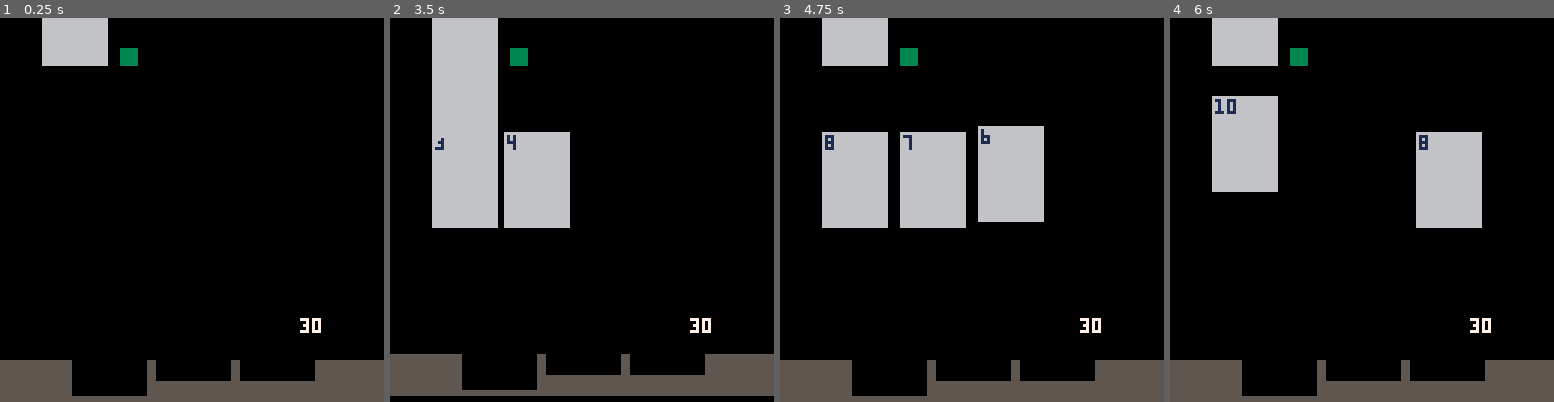
Above: before the commit, frames 1-4 (left to right).
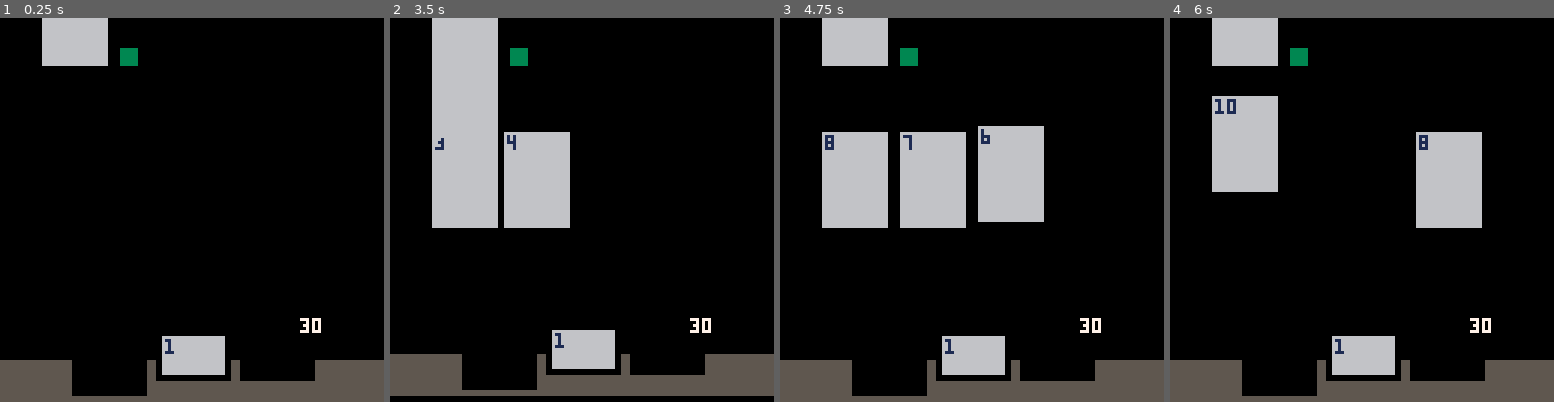
Above: after the commit, the same moments.

Repository: shen-sat/scoundrel-2026
Game: PICO-8 cartridge game.p8
The game is run twice, just before and just after one commit, with the same random seed, the same clock (stepped at 60 frames per second) and the same inputs.
Inputs:
- Up to frame 1 (0.25 s): no input
- Up to frame 2 (3.5 s): hold Right 1.6-2.1 s; hold Up 2.15-2.42 s; hold Right 2.47-3.03 s; hold Left from 3.08 s (still down)
- Up to frame 3 (4.75 s): release Left at 3.58 s; hold Down 3.63-3.97 s; hold Right 4.02-4.68 s; hold Up from 4.73 s (still down)
- Up to frame 4 (6 s): release Up at 5.03 s; hold Left 5.08-5.68 s; hold Down from 5.73 s (still down)

The runs differ from the first frame. In frame 1, 1.7% of the frame differs, in the area x 42-59%, y 82-93%; in frame 2, 1.7%; in frame 3, 1.7%; in frame 4, 1.7%.

Commit message:
Add health rune, basic

Diff:
--- a/game.p8
+++ b/game.p8
@@ -31,10 +31,19 @@
   local wall_anim_states = init_wall_anim_states()
   local wall_move_states = init_wall_move_states()
   wall = init_wall(wall_anim_states, wall_move_states)
+
+  #include init_rune.lua
+  #include init_rune_anim_states.lua
+  #include init_rune_move_states.lua
+  local rune_anim_states = init_rune_anim_states()
+  local rune_move_states = init_rune_move_states()
+  health_rune = init_rune(54, 106, rune_anim_states, rune_move_states, 1)
+  health_rune.offset_y = 8
 end
 
 function _update()
   wall:update()
+  health_rune:update()
   -- if left button pressed, set first card in row to 'attack' movement state
   if btnp(0) then
     local row_cards = row:cards()
@@ -82,6 +91,7 @@
 function _draw()
   cls()
   wall:draw()
+  health_rune:draw()
   for card in all(all_cards) do
     card:draw()
   end
--- /dev/null
+++ b/init_rune.lua
@@ -0,0 +1,20 @@
+function init_rune(x, y, anim_states, move_states, value)
+	local rune = init_entity(0, 0, anim_states, 'idle', move_states, 'idle')
+	rune.value = value
+	rune.x = x
+  rune.y = y
+  rune.width = 21
+	rune.height = 13
+
+	rune.update = function(rune)
+		rune.update_move_state(rune)
+	end
+
+	rune.draw = function(rune)
+		rectfill(rune.x, rune.y, x2(rune.x, rune.width), y2(rune.y, rune.height), 6)
+		print(rune.value, rune.x + 1, rune.y + 1, 1)
+		rune.draw_anim_state(rune)
+	end
+
+	return rune
+end
--- /dev/null
+++ b/init_rune_anim_states.lua
@@ -0,0 +1,10 @@
+function init_rune_anim_states()
+	local rune_anim_states = {}
+	local rune_idle_frames = {
+		function(target)
+			return
+		end
+	}
+	rune_anim_states['idle'] = create_state(rune_idle_frames, 10, true)
+	return rune_anim_states
+end
--- /dev/null
+++ b/init_rune_move_states.lua
@@ -0,0 +1,10 @@
+function init_rune_move_states()
+	local rune_move_states = {}
+	local rune_idle_frames = {
+		function(target)
+      target.y = wall.y - target.offset_y
+		end
+	}
+	rune_move_states['idle'] = create_state(rune_idle_frames, 10, true)
+	return rune_move_states
+end
Not shown, added: COPILOT_INSTRUCTIONS.md
